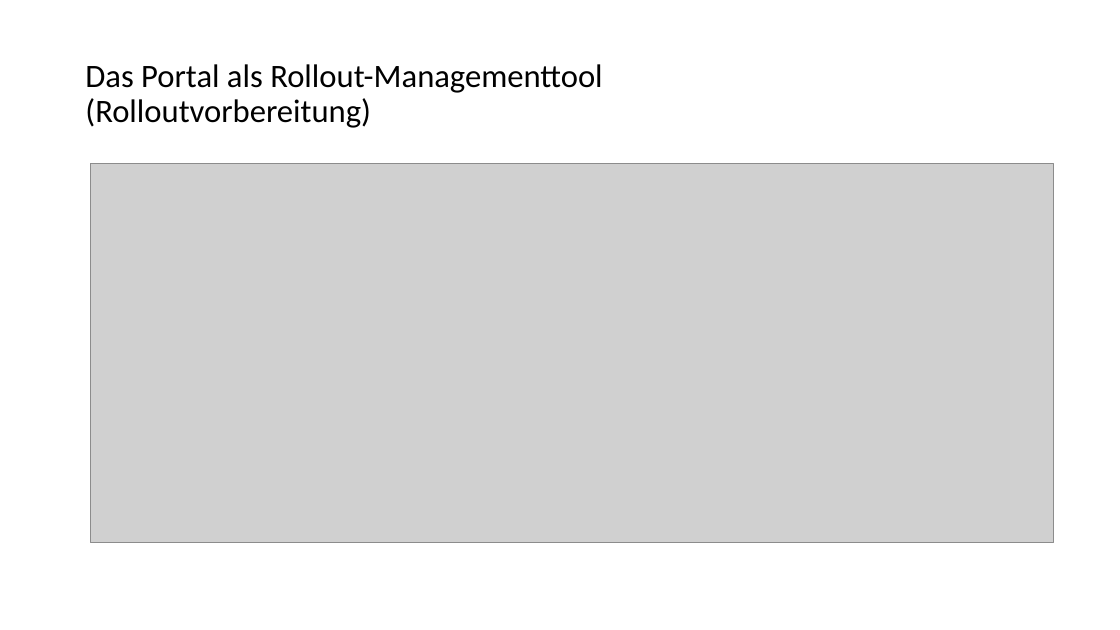
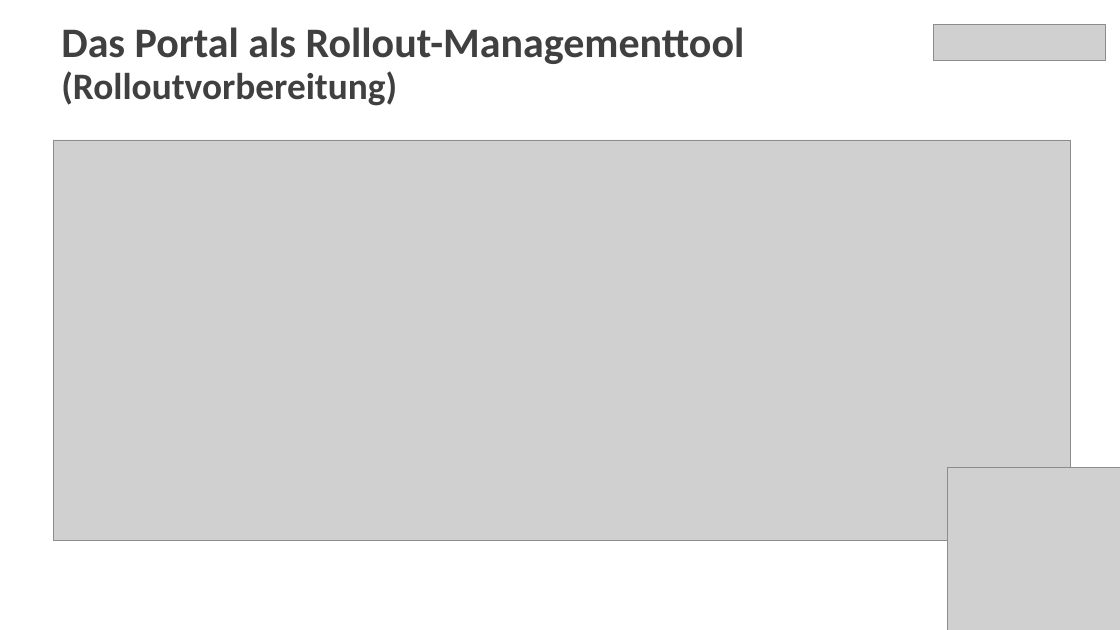
Before and after one commit to fiskaltrust/productdescription-de-doc, a slide deck: slide 27 of for-poscreators/presentation/media/lead-presentation-creator-de.pptx. Drawn at 1120x630 pixels with LibreOffice and Linux fonts; fonts in the diff are those of the drawing; grey boxes stand for pictures. Boxes give left, top, right and bottom in pixels: in the first picture for what was removed or moved away, otherwise in the second. Text is boxed around its words. In the diff, an @@ line names an element or a change of style, - is before the commit and + after.

```diff
--- a/for-poscreators/presentation/media/lead-presentation-creator-de.pptx
+++ b/for-poscreators/presentation/media/lead-presentation-creator-de.pptx
@@ title "Das Portal als Rollout-Managementtool (Rolloutvorbereitung)": place and size @@
-title "Das Portal als Rollout-Managementtool (Rolloutvorbereitung)" at [85, 64, 602, 128]
+title "Das Portal als Rollout-Managementtool (Rolloutvorbereitung)" at [61, 27, 745, 106]
@@ title "Das Portal als Rollout-Managementtool (Rolloutvorbereitung)" at [61, 27, 745, 106]: size 28 to 36 pt in "Das Portal als Rollout-Managementtool"; size 28 to 32 pt in "(Rolloutvorbereitung)"; text colour #000000 to #404040, bold on; vertical alignment middle to top @@
@@ picture added at [933, 24, 1105, 61] @@
@@ picture: place and size @@
-picture at [91, 164, 1054, 543]
+picture at [53, 140, 1071, 541]
@@ picture added at [948, 468, 1120, 630] @@
```
Also in this commit, not shown: 26 other slides changed, 3 slides added, 3 slides removed.
